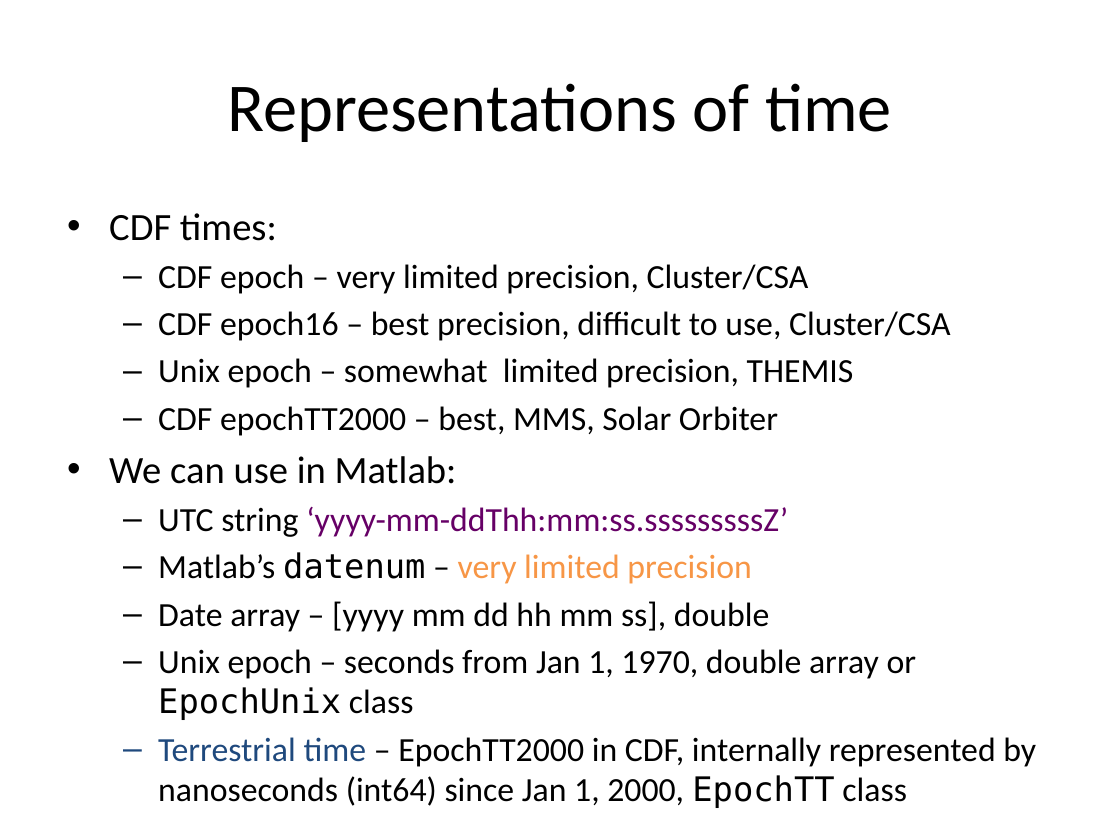
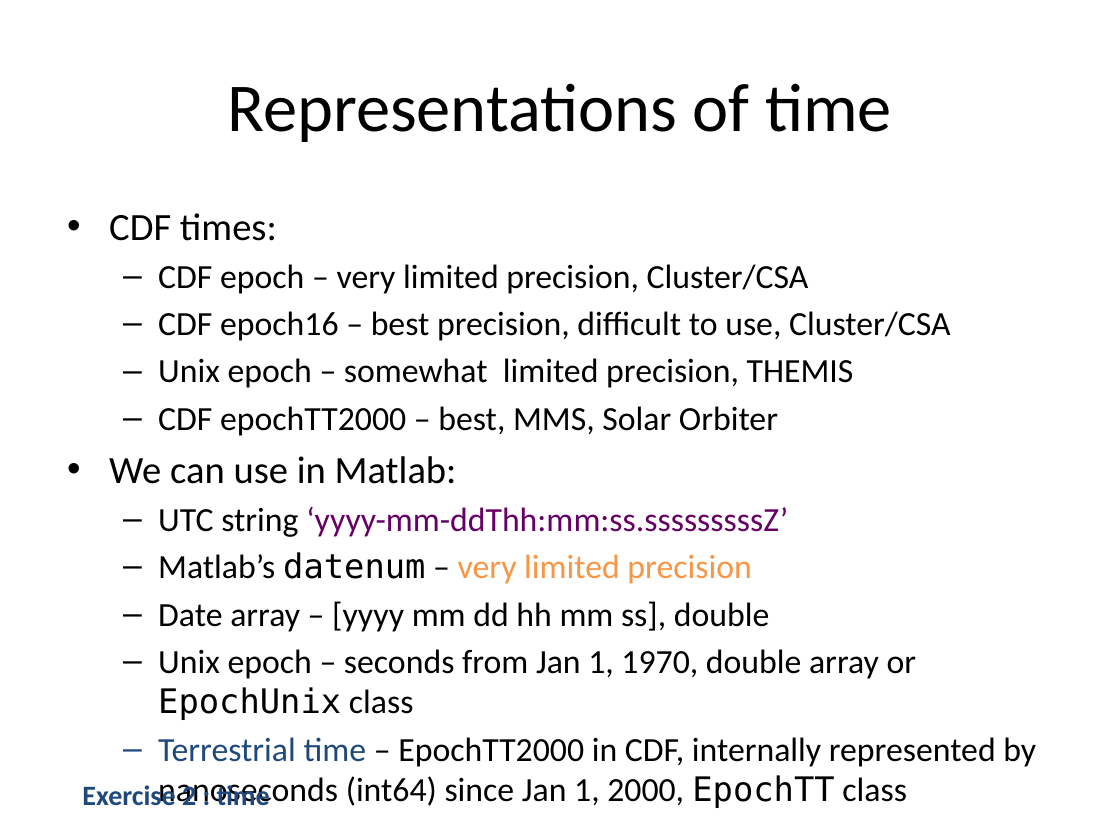
Before and after one commit to irfu/Nordita_Magnetic_Reconnection_School_2015, a slide deck: slide 9 of Lectures/Lecture_1.pptx. Drawn at 1120x840 pixels with LibreOffice and Linux fonts; fonts in the diff are those of the drawing. Boxes give left, top, right and bottom in pixels: in the first picture for what was removed or moved away, otherwise in the second. Text is boxed around its words. In the diff, an @@ line names an element or a change of style, - is before the commit and + after.

```diff
--- a/Lectures/Lecture_1.pptx
+++ b/Lectures/Lecture_1.pptx
@@ text added at <box>82,782,270,812</box>, 18 pt, text #1F497D, bold @@
+Exercise 2 : time
```
Also in this commit, not shown: 5 other slides changed, 1 slide added, 1 other file.
